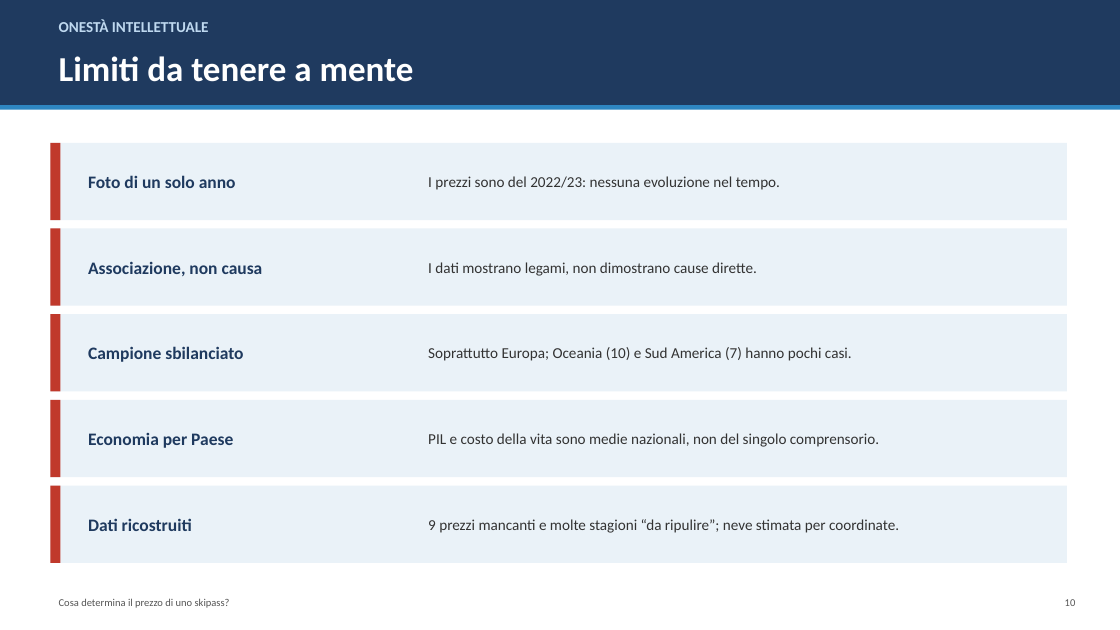
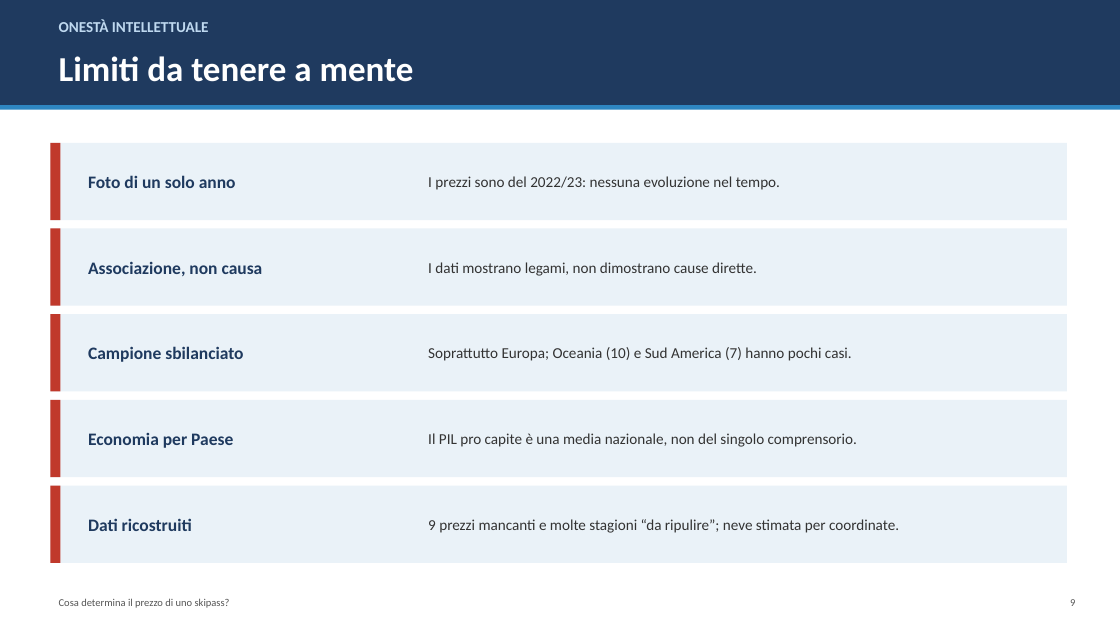
Before and after one commit to alessandroMacchii/Ski-resorts-prices-In-R, a slide deck: slide 10 of Presentazione_Ski_Resorts.pptx (slide 11 before the commit). Drawn at 1120x630 pixels with LibreOffice and Linux fonts; fonts in the diff are those of the drawing. Boxes give left, top, right and bottom in pixels: in the first picture for what was removed or moved away, otherwise in the second. Text is boxed around its words. In the diff, an @@ line names an element or a change of style, - is before the commit and + after.

```diff
--- a/Presentazione_Ski_Resorts.pptx
+++ b/Presentazione_Ski_Resorts.pptx
@@ text at (428,433,857,447): text changed @@
-PIL e costo della vita sono medie nazionali, non del singolo comprensorio.
+Il PIL pro capite è una media nazionale, non del singolo comprensorio.
@@ text at (1070,599,1075,606): text changed @@
-10
+9
```
Also in this commit, not shown: 5 other slides changed, 1 slide added, 2 slides removed, 5 other files.
